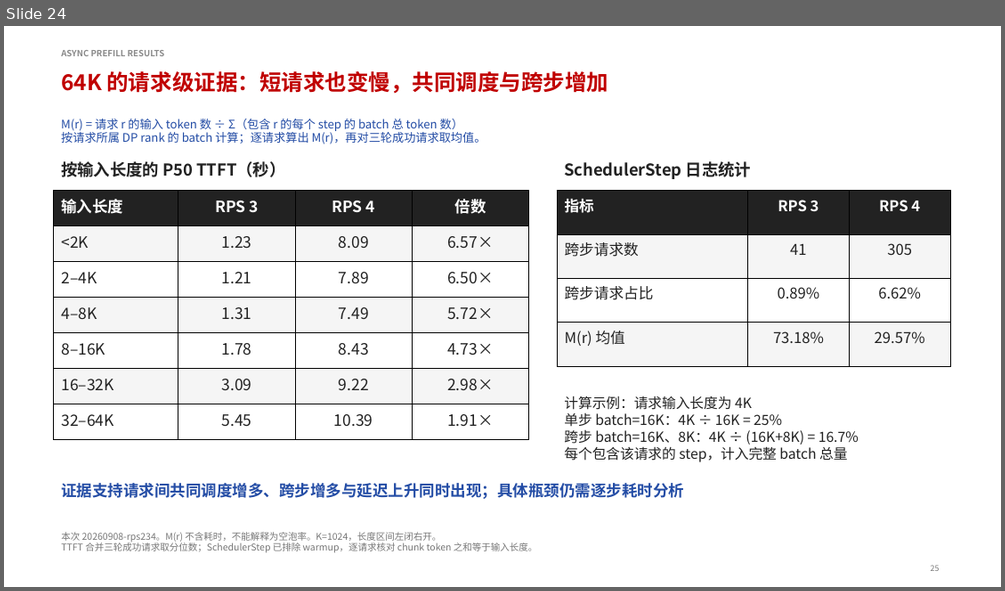
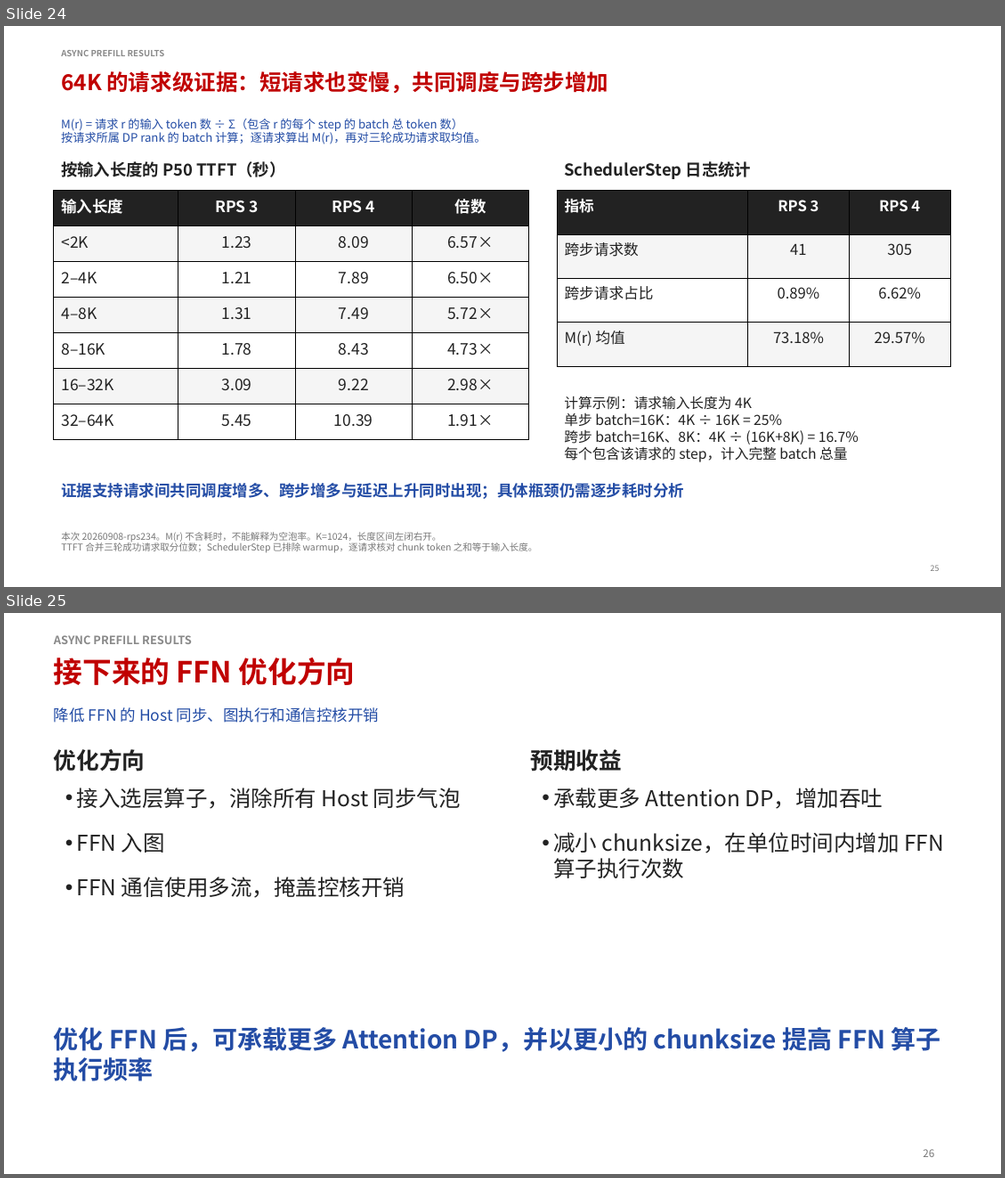
Before and after one commit to jiangkuaixue123/afd-plugin, a slide deck: docs/AFD-Plugin-TTFT-comparison-v8-MBT-evidence.pptx. Shown one above the other, each under a label of ours: slide 24 before the commit, slides 24 and 25 after it. The pictures are 1005x591 and 1005x1178 pixels, drawn with LibreOffice and Linux fonts; fonts in the diff are those of the drawing. Boxes give left, top, right and bottom in pixels: in the first picture for what was removed or moved away, otherwise in the second. Text is boxed around its words. In the diff, an @@ line names an element or a change of style, - is before the commit and + after.

```diff
--- a/docs/AFD-Plugin-TTFT-comparison-v8-MBT-evidence.pptx
+++ b/docs/AFD-Plugin-TTFT-comparison-v8-MBT-evidence.pptx
@@ slide 25 added at bbox=[4, 613, 1001, 1174], background #FFFFFF @@
@@ text added at bbox=[54, 635, 192, 644], 11 pt, text #898989, bold @@
+ASYNC PREFILL RESULTS
@@ text added at bbox=[54, 657, 356, 685], 28 pt, text #C00000, bold @@
+接下来的 FFN 优化方向
@@ text added at bbox=[54, 707, 379, 722], 15 pt, text #234CA5 @@
+降低 FFN 的 Host 同步、图执行和通信控核开销
@@ text added at bbox=[54, 749, 146, 771], 22 pt, text #222222, bold @@
+优化方向
@@ text added at bbox=[530, 749, 622, 771], 22 pt, text #222222, bold @@
+预期收益
@@ text added at bbox=[77, 787, 461, 898], 21 pt, text #222222 @@
+• 接入选层算子，消除所有 Host 同步气泡
+• FFN 入图
+• FFN 通信使用多流，掩盖控核开销
@@ text added at bbox=[553, 787, 944, 878], 21 pt, text #222222 @@
+• 承载更多 Attention DP，增加吞吐
+• 减小 chunksize，在单位时间内增加 FFN 算子执行次数
@@ text added at bbox=[54, 1027, 941, 1081], 24 pt, text #234CA5, bold @@
+优化 FFN 后，可承载更多 Attention DP，并以更小的 chunksize 提高 FFN 算子执行频率
@@ text added at bbox=[922, 1149, 934, 1157], 10 pt, text #777777 @@
+26
```
Also in this commit, not shown: 6 slides changed.
